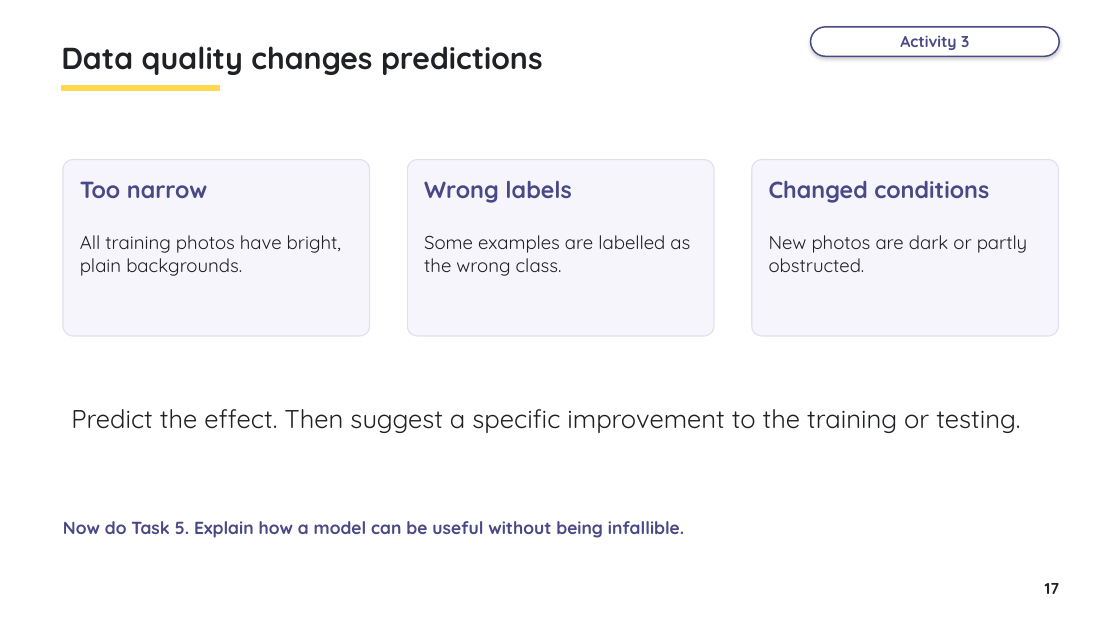
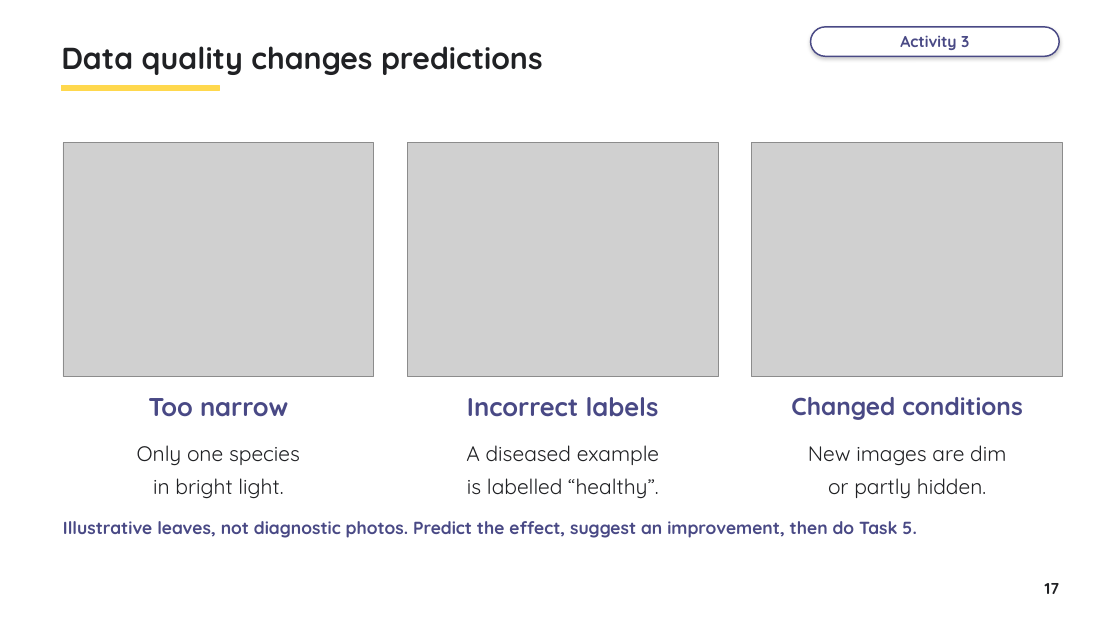
Before and after one commit to myk-sh/cs-lessons, a slide deck: slide 17 of 0478 P1/Artificial Intelligence/IGCSE_0478_Lesson_-_Artificial_Intelligence.pptx. Drawn at 1120x630 pixels with LibreOffice and Linux fonts; fonts in the diff are those of the drawing; grey boxes stand for pictures. Boxes give left, top, right and bottom in pixels: in the first picture for what was removed or moved away, otherwise in the second. Text is boxed around its words. In the diff, an @@ line names an element or a change of style, - is before the commit and + after.

```diff
--- a/0478 P1/Artificial Intelligence/IGCSE_0478_Lesson_-_Artificial_Intelligence.pptx
+++ b/0478 P1/Artificial Intelligence/IGCSE_0478_Lesson_-_Artificial_Intelligence.pptx
@@ picture added at [63,143,374,376] @@
@@ picture added at [408,143,718,376] @@
@@ picture added at [752,143,1063,376] @@
@@ rounded rectangle removed at [63,160,370,336] @@
@@ rounded rectangle removed at [408,160,714,336] @@
@@ rounded rectangle removed at [752,160,1059,336] @@
@@ text removed at [80,235,341,276] @@
-All training photos have bright, plain backgrounds.
@@ text removed at [424,235,690,276] @@
-Some examples are labelled as the wrong class.
@@ text "Too narrow": place and size @@
-text "Too narrow" at [80,181,208,198]
+text "Too narrow" at [148,398,288,417]
@@ text "Too narrow" at [148,398,288,417]: size 20 to 22 pt; alignment left to centre @@
@@ text at [467,397,659,417]: text changed; size 20 to 22 pt @@
-Wrong labels
+Incorrect labels
@@ text "Changed conditions": place and size @@
-text "Changed conditions" at [769,181,989,203]
+text "Changed conditions" at [791,397,1023,420]
@@ text "Changed conditions" at [791,397,1023,420]: size 20 to 21 pt; alignment left to centre @@
@@ text added at [137,445,300,498], 18 pt, text #202124 @@
+Only one species
+in bright light.
@@ text added at [466,445,659,498], 18 pt, text #202124 @@
+A diseased example
+is labelled “healthy”.
@@ text at [808,445,1006,498]: text changed; size 16 to 18 pt @@
-New photos are dark or partly obstructed.
+New images are dim
+or partly hidden.
@@ text at [63,521,916,538]: text changed; size 22 to 15 pt; text colour #202124 to #494985; bold on @@
-Predict the effect. Then suggest a specific improvement to the training or testing.
+Illustrative leaves, not diagnostic photos. Predict the effect, suggest an improvement, then do Task 5.
@@ text removed at [63,521,684,538] @@
-Now do Task 5. Explain how a model can be useful without being infallible.
```
Also in this commit, not shown: 13 other slides changed, 1 slide added, 1 slide removed, 48 other files.
